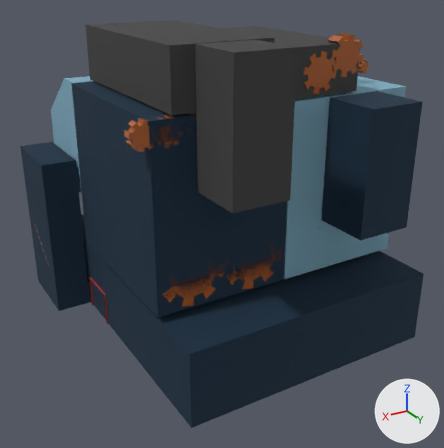
One commit to the Blender file Assets/Models/factory.blend: the scene before it, then after it.
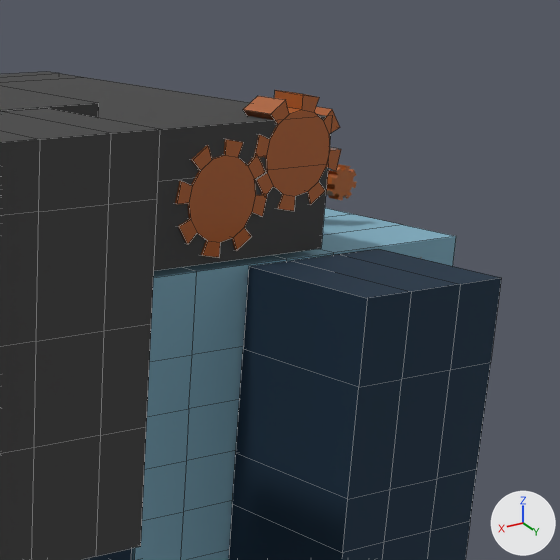
The first picture shows the older version from a camera (50 mm lens) standing at (43.2, 56.5, 25.4) and looking at (9.2, -0.1, -2.9). The close-ups show both versions on the part from 54% to 100% of the width and 0% to 46% of the height of that picture. The axes (+X, +Y, +Z) are drawn at lower right. The lights are the same throughout. The close-ups show mesh edges as thin lines.

In view in the first close-up: 'Conveyor2', 'GearConv.004', 'GrindGear2.016', 'GrindGear2.017', 'RoomElevator1', 'RoomElevator2', 'RoomFinal'.
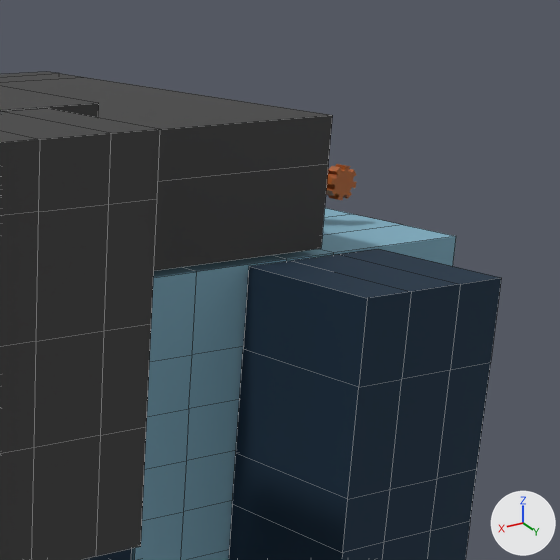
Pixel boxes (x1, y1, x2, y2) of what changed, in the close-ups (560 x 560 px):
'GrindGear2.017', deleted (brown)
    before: (243, 90, 341, 211)
'GrindGear2.016', deleted (brown)
    before: (175, 139, 267, 257)

What changed in the scene script:
```text
Remove ob_grindgear2_016:
    ob_grindgear2_016 = bpy.data.objects.new('GrindGear2.016', me_cylinder_060)
    ob_grindgear2_016.parent = ob_roomfinal
    ob_grindgear2_016.matrix_parent_inverse = Matrix(((1.0, 0.0, 0.0, -15.03), (0.0, 1.0, 0.0, -1.464), (0.0, 0.0, 1.0, -16.23), (0.0, 0.0, 0.0, 1.0)))
    ob_grindgear2_016.location = (4.446, 8.638, 15.46)
    ob_grindgear2_016.rotation_euler = (1.571, 0.0, 0.0)  # degrees (90, 0, 0)
    ob_grindgear2_016.scale = (1.5, 1.5, 1.5)
Remove ob_grindgear2_017:
    ob_grindgear2_017 = bpy.data.objects.new('GrindGear2.017', me_cylinder_061)
    ob_grindgear2_017.parent = ob_roomfinal
    ob_grindgear2_017.matrix_parent_inverse = Matrix(((1.0, 0.0, 0.0, -15.03), (0.0, 1.0, 0.0, -1.464), (0.0, 0.0, 1.0, -16.23), (0.0, 0.0, 0.0, 1.0)))
    ob_grindgear2_017.location = (1.061, 9.341, 16.78)
    ob_grindgear2_017.rotation_euler = (1.571, 0.0, 0.0)  # degrees (90, 0, 0)
    ob_grindgear2_017.scale = (1.5, 1.5, 0.75)
```
